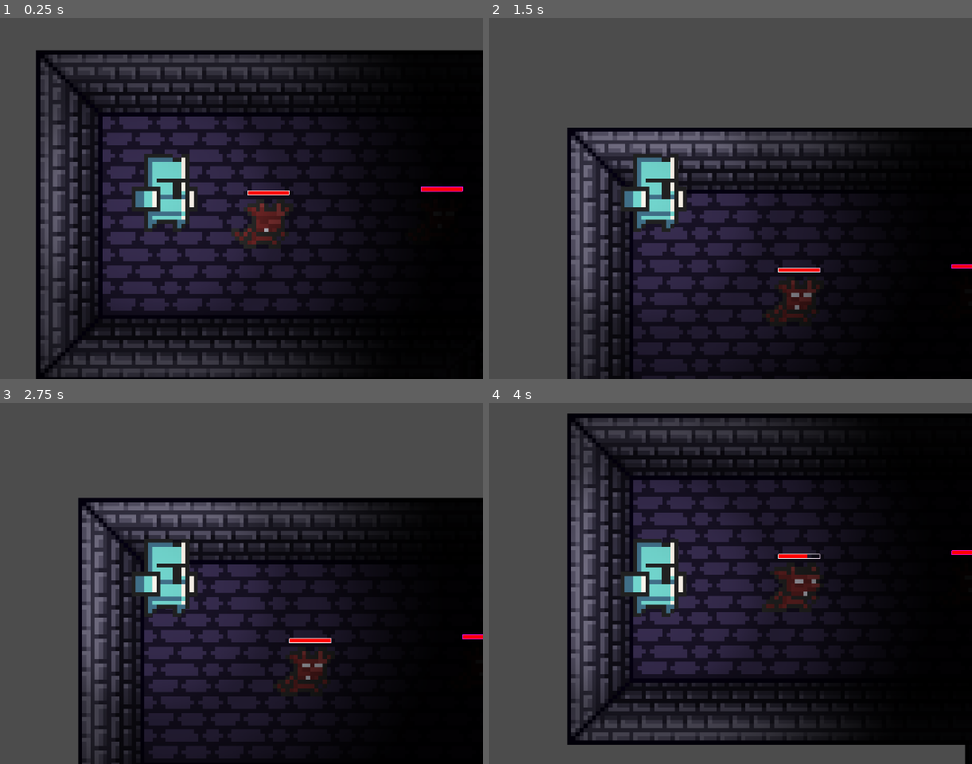
Above: before the commit, frames 1-4 (two rows, left to right).
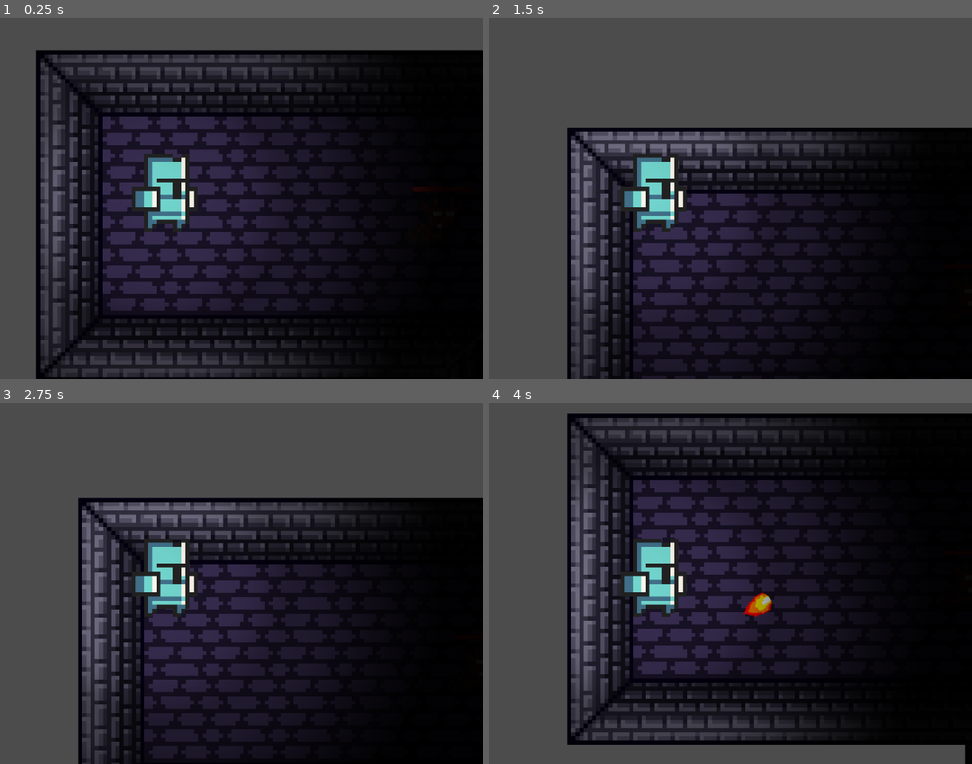
Above: after the commit, the same moments.

Repository: tufteddeer/bookish-octo-waffle
Game: Godot game, scene res://Level.tscn
Two runs of this game, one before a commit and one after it. Both use one fixed random seed, a clock stepped at 60 frames per second and the inputs below.
Inputs (mouse positions are in pixels of both pictures, inside the frame that each line leads up to):
- Up to frame 1 (0.25 s): no input
- Up to frame 2 (1.5 s): move the mouse to (793, 173) at 0.52 s; hold Space (action) 0.53-1.28 s; move the mouse to (527, 212) at 1.27 s; click (527, 212) at 1.35 s
- Up to frame 3 (2.75 s): move the mouse to (227, 496) at 2.02 s; hold Space (action) from 2.03 s (still down)
- Up to frame 4 (4 s): move the mouse to (624, 652) at 2.77 s; release Space (action) at 2.78 s; click (624, 652) at 2.85 s; move the mouse to (846, 634) at 3.52 s; hold Space (action) from 3.53 s (still down)

The runs differ from the first frame. In frame 1, 0.9% of the frame differs, in the area x 47-96%, y 46-63%; in frame 2, 0.6%; in frame 3, 0.7%; in frame 4, 1.0%, in the area x 52-100%, y 40-60%.

Commit message:
replace heahltbar with ui bar

Diff:
--- a/Hitable.gd
+++ b/Hitable.gd
@@ -3,17 +3,17 @@
 export(int) var maxHealth = 10
 var health
 
+var healthbar
 func _ready():
 	health = maxHealth
+	healthbar = get_node("Healthbar")
 func _process(delta):
 	update()
 
-func _draw():
-	# draw health bar
-	draw_rect(Rect2(Vector2(-5,2), Vector2(10 * health/maxHealth,1)), Color(255,0,0), true)
-	draw_rect(Rect2(Vector2(-5,2), Vector2(10,1)), Color(136, 2, 122), false)
-
 func hit(damage):
 	health -= damage
+
+	healthbar.value = (health * 100) / (10)
+	print(healthbar.value)
 	if health <= 0:
 		queue_free()
--- a/Imp.tscn
+++ b/Imp.tscn
@@ -1,7 +1,9 @@
-[gd_scene load_steps=5 format=2]
+[gd_scene load_steps=7 format=2]
 
 [ext_resource path="res://Hitable.gd" type="Script" id=1]
 [ext_resource path="res://assets/Imp Sprite Sheet.png" type="Texture" id=2]
+[ext_resource path="res://assets/healthbar.png" type="Texture" id=3]
+[ext_resource path="res://assets/healthbar_fill.png" type="Texture" id=4]
 
 [sub_resource type="Animation" id=1]
 resource_name = "New Anim"
@@ -23,7 +25,6 @@
 extents = Vector2( 7.4351, 7.14762 )
 
 [node name="KinematicBody2D" type="KinematicBody2D"]
-position = Vector2( 120, 80 )
 collision_layer = 3
 collision_mask = 3
 script = ExtResource( 1 )
@@ -42,3 +43,14 @@
 position = Vector2( -0.244179, 10.2553 )
 scale = Vector2( 0.916318, 1.02981 )
 shape = SubResource( 2 )
+
+[node name="Healthbar" type="TextureProgress" parent="."]
+margin_left = -6.89619
+margin_top = 2.34012
+margin_right = 78.0326
+margin_bottom = 66.3401
+rect_scale = Vector2( 0.171359, 0.016727 )
+value = 100.0
+texture_under = ExtResource( 3 )
+texture_progress = ExtResource( 4 )
+nine_patch_stretch = true
--- a/Level.tscn
+++ b/Level.tscn
@@ -250,8 +250,11 @@
 
 [node name="KinematicBody2D2" parent="." instance=ExtResource( 7 )]
 position = Vector2( 161.847, 79.0791 )
+maxHealth = 10
 
 [node name="KinematicBody2D3" parent="." instance=ExtResource( 7 )]
 position = Vector2( 200.429, 105.893 )
+maxHealth = 10
 
 [node name="KinematicBody2D" parent="." instance=ExtResource( 7 )]
+maxHealth = 10
Binary file added: assets/healthbar.png
Binary file added: assets/healthbar_fill.png
